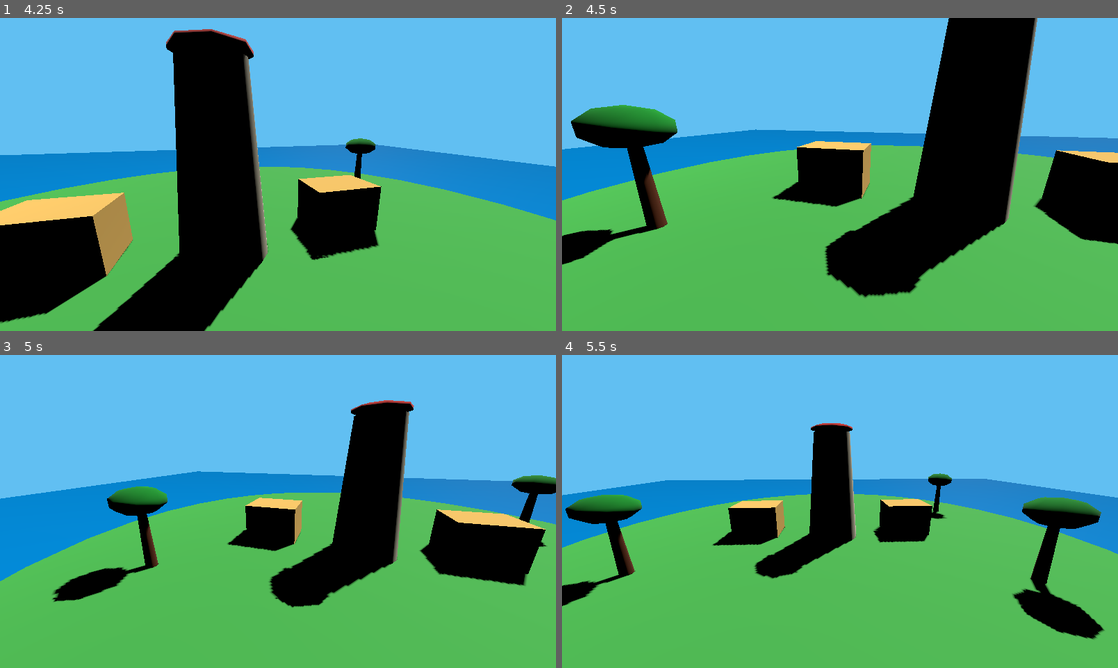
Above: before the commit, frames 1-4 (two rows, left to right).
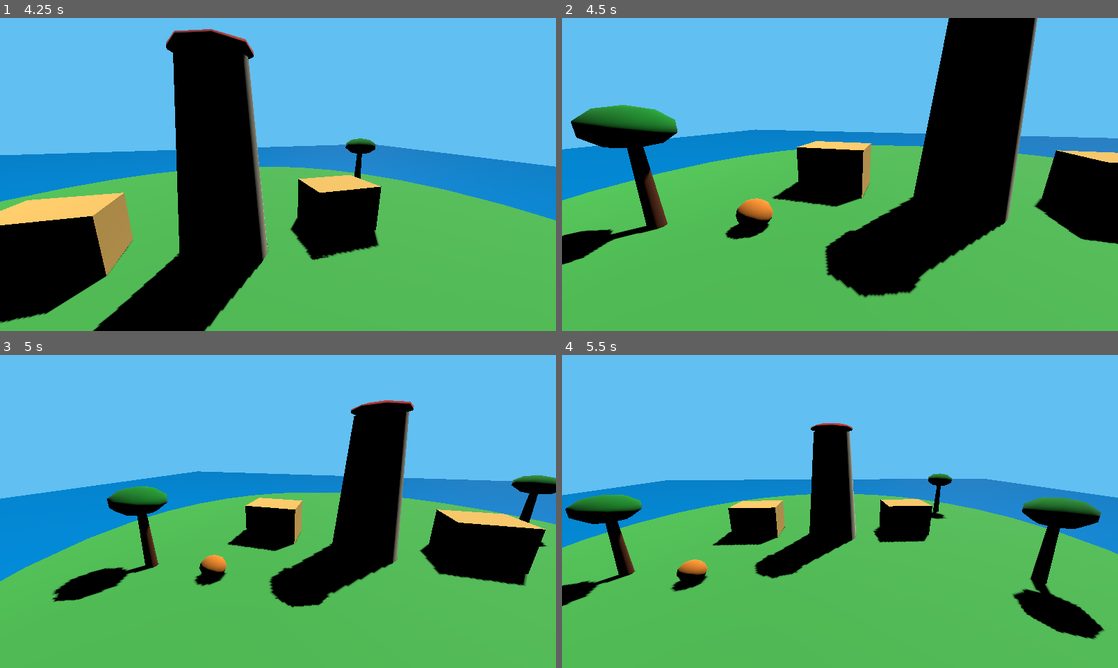
Above: after the commit, the same moments.

Repository: ksotik22/Catch-a-Mutant
Game: Godot game, scene res://scenes/main.tscn
Two runs of this game, one before a commit and one after it. Both use one fixed random seed, a clock stepped at 60 frames per second and the inputs below.
Inputs (mouse positions are in pixels of both pictures, inside the frame that each line leads up to):
- Up to frame 1 (4.25 s): move the mouse to (305, 174) at 0.52 s; hold W (move_forward) from 0.53 s (still down); tap Space (jump) at 0.77, 1.52, 3.02, 3.77 s; move the mouse to (250, 174) at 1.27 s; move the mouse to (289, 168) at 2.02 s; move the mouse to (272, 180) at 2.77 s; move the mouse to (316, 177) at 3.52 s
- Up to frame 2 (4.5 s): keep holding W (move_forward); move the mouse to (795, 171) at 4.27 s
- Up to frame 3 (5 s): keep holding W (move_forward); tap Space (jump) at 4.52 s
- Up to frame 4 (5.5 s): keep holding W (move_forward); move the mouse to (845, 511) at 5.02 s

Frame 1 is identical in both runs. In frame 2, 0.7% of the frame differs, in the area x 29-38%, y 57-71%; in frame 3, 0.4%; in frame 4, 0.4%.

Commit message:
Add first creature and improve playable scene

Diff:
--- a/scenes/main.tscn
+++ b/scenes/main.tscn
@@ -1,29 +1,26 @@
-[gd_scene load_steps=16 format=3]
+[gd_scene load_steps=20 format=3]
 
 [ext_resource type="Script" path="res://scripts/player.gd" id="1_player"]
+[ext_resource type="Script" path="res://scripts/creature.gd" id="2_creature"]
 
 [sub_resource type="StandardMaterial3D" id="Grass"]
 albedo_color = Color(0.28, 0.72, 0.3, 1)
 roughness = 0.9
-
 [sub_resource type="StandardMaterial3D" id="Water"]
 albedo_color = Color(0.03, 0.55, 0.86, 1)
 roughness = 0.25
-
 [sub_resource type="StandardMaterial3D" id="Sand"]
 albedo_color = Color(0.95, 0.76, 0.38, 1)
-
 [sub_resource type="StandardMaterial3D" id="White"]
 albedo_color = Color(0.95, 0.92, 0.8, 1)
-
 [sub_resource type="StandardMaterial3D" id="Red"]
 albedo_color = Color(0.85, 0.12, 0.08, 1)
-
 [sub_resource type="StandardMaterial3D" id="Wood"]
 albedo_color = Color(0.38, 0.18, 0.06, 1)
-
 [sub_resource type="StandardMaterial3D" id="Palm"]
 albedo_color = Color(0.08, 0.55, 0.16, 1)
+[sub_resource type="StandardMaterial3D" id="CreatureMat"]
+albedo_color = Color(0.95, 0.55, 0.16, 1)
 
 [sub_resource type="CylinderMesh" id="IslandMesh"]
 top_radius = 22.0
@@ -31,85 +28,76 @@
 height = 2.0
 radial_segments = 32
 material = SubResource("Grass")
-
 [sub_resource type="CylinderShape3D" id="IslandShape"]
 radius = 22.0
 height = 2.0
-
 [sub_resource type="PlaneMesh" id="WaterMesh"]
 size = Vector2(120, 120)
 material = SubResource("Water")
-
 [sub_resource type="CylinderMesh" id="TowerMesh"]
 top_radius = 1.5
 bottom_radius = 2.2
 height = 9.0
 radial_segments = 16
 material = SubResource("White")
-
 [sub_resource type="BoxMesh" id="PlayerMesh"]
 size = Vector3(1, 1.8, 0.8)
-
 [sub_resource type="CapsuleShape3D" id="PlayerShape"]
 radius = 0.5
 height = 1.8
-
 [sub_resource type="BoxMesh" id="ShopMesh"]
 size = Vector3(4, 2.8, 3)
 material = SubResource("Sand")
-
 [sub_resource type="CylinderMesh" id="TrunkMesh"]
 top_radius = 0.22
 bottom_radius = 0.35
 height = 4.0
 radial_segments = 8
 material = SubResource("Wood")
-
 [sub_resource type="SphereMesh" id="LeavesMesh"]
 radius = 1.5
 height = 1.6
 radial_segments = 8
 rings = 4
 material = SubResource("Palm")
+[sub_resource type="SphereMesh" id="CreatureMesh"]
+radius = 0.75
+height = 1.25
+radial_segments = 10
+rings = 5
+material = SubResource("CreatureMat")
+[sub_resource type="CapsuleShape3D" id="CreatureShape"]
+radius = 0.65
+height = 1.2
 
 [node name="Main" type="Node3D"]
-
 [node name="Sun" type="DirectionalLight3D" parent="."]
 rotation_degrees = Vector3(-55, -35, 0)
 light_energy = 1.2
 shadow_enabled = true
-
 [node name="Water" type="MeshInstance3D" parent="."]
 position = Vector3(0, -1.2, 0)
 mesh = SubResource("WaterMesh")
-
 [node name="Island" type="StaticBody3D" parent="."]
 position = Vector3(0, -1, 0)
-
 [node name="Mesh" type="MeshInstance3D" parent="Island"]
 mesh = SubResource("IslandMesh")
-
 [node name="Collision" type="CollisionShape3D" parent="Island"]
 shape = SubResource("IslandShape")
-
 [node name="Lighthouse" type="MeshInstance3D" parent="."]
 position = Vector3(0, 4.5, 0)
 mesh = SubResource("TowerMesh")
-
 [node name="LighthouseTop" type="MeshInstance3D" parent="."]
 position = Vector3(0, 9.3, 0)
 mesh = SubResource("LeavesMesh")
 scale = Vector3(1.2, 0.45, 1.2)
 material_override = SubResource("Red")
-
 [node name="SellShop" type="MeshInstance3D" parent="."]
 position = Vector3(-7, 1.4, 1)
 mesh = SubResource("ShopMesh")
-
 [node name="UpgradeShop" type="MeshInstance3D" parent="."]
 position = Vector3(7, 1.4, 1)
 mesh = SubResource("ShopMesh")
-
 [node name="Palm1" type="Node3D" parent="."]
 position = Vector3(-12, 2, -8)
 [node name="Trunk" type="MeshInstance3D" parent="Palm1"]
@@ -117,7 +105,6 @@
 [node name="Leaves" type="MeshInstance3D" parent="Palm1"]
 position = Vector3(0, 2.2, 0)
 mesh = SubResource("LeavesMesh")
-
 [node name="Palm2" type="Node3D" parent="."]
 position = Vector3(13, 2, -6)
 [node name="Trunk" type="MeshInstance3D" parent="Palm2"]
@@ -125,7 +112,6 @@
 [node name="Leaves" type="MeshInstance3D" parent="Palm2"]
 position = Vector3(0, 2.2, 0)
 mesh = SubResource("LeavesMesh")
-
 [node name="Palm3" type="Node3D" parent="."]
 position = Vector3(-14, 2, 8)
 [node name="Trunk" type="MeshInstance3D" parent="Palm3"]
@@ -134,19 +120,23 @@
 position = Vector3(0, 2.2, 0)
 mesh = SubResource("LeavesMesh")
 
+[node name="CatLoaf" type="CharacterBody3D" parent="."]
+position = Vector3(7, 1, -8)
+script = ExtResource("2_creature")
+[node name="Mesh" type="MeshInstance3D" parent="CatLoaf"]
+mesh = SubResource("CreatureMesh")
+[node name="Collision" type="CollisionShape3D" parent="CatLoaf"]
+shape = SubResource("CreatureShape")
+
 [node name="Player" type="CharacterBody3D" parent="."]
 position = Vector3(0, 1.2, 10)
 script = ExtResource("1_player")
-
 [node name="Mesh" type="MeshInstance3D" parent="Player"]
 mesh = SubResource("PlayerMesh")
-
 [node name="Collision" type="CollisionShape3D" parent="Player"]
 shape = SubResource("PlayerShape")
-
 [node name="CameraPivot" type="Node3D" parent="Player"]
 position = Vector3(0, 1.4, 0)
-
 [node name="Camera3D" type="Camera3D" parent="Player/CameraPivot"]
 position = Vector3(0, 2.5, 6)
 rotation_degrees = Vector3(-15, 180, 0)
